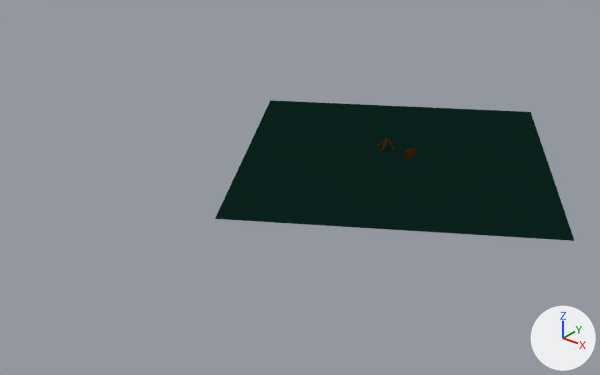
A saved change to the Blender file art/campfire.blend.
Before and after are seen from a 50 mm camera at (21.9, -34.8, 17.5) aimed at (-2.8, -3.8, -1.7). The lights are fixed; the arrows at lower right show +X, +Y and +Z.

The first picture shows 'Ground'.
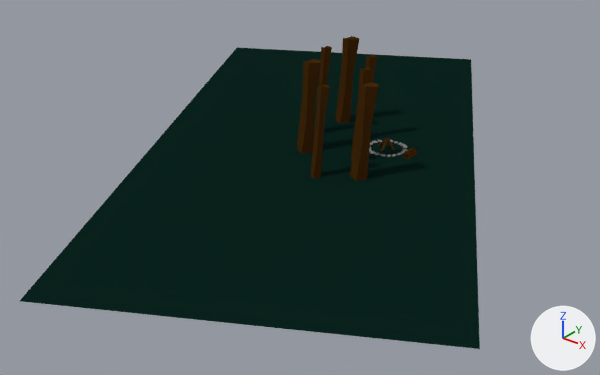
What the commit changed:
Object 'Ground' (ob_ground) moves from (1.03, -0.79, 0.0) to (-3.43, -1.88, 0.0).
Object 'Ground' (ob_ground) turns from (0, 0, 31) to (0, 0, 29) degrees about x, y and z.
Object 'Ground' (ob_ground) is rescaled from (7.8, 7.8, 7.8) to (8.48, 17.0, 1.0).
Object 'TreeTrunk.007' (ob_treetrunk_007) is new; it shows me_log.
Its location is (-0.79, -5.22, 2.12).
Its rotation in degrees is (0, -96, 264).
Its scale is (6.73, 3.6, 3.6).
Object 'TreeTrunk.006' (ob_treetrunk_006) is new; it shows me_log.
Its location is (0.95, -4.16, 2.25).
Its rotation in degrees is (0, -96, 264).
Its scale is (6.73, 5.93, 5.93).
Object 'TreeTrunk.005' (ob_treetrunk_005) is new; it shows me_log.
Its location is (-4.2, 1.59, 2.35).
Its rotation in degrees is (0, -96, 264).
Its scale is (6.73, 5.93, 5.93).
Object 'TreeTrunk.004' (ob_treetrunk_004) is new; it shows me_log.
Its location is (-3.19, -3.2, 2.38).
Its rotation in degrees is (0, -96, 264).
Its scale is (6.73, 5.93, 5.93).
Object 'TreeTrunk.003' (ob_treetrunk_003) is new; it shows me_log.
Its location is (-4.19, -0.47, 2.32).
Its rotation in degrees is (0, -96, 264).
Its scale is (6.73, 3.6, 3.6).
Object 'TreeTrunk.002' (ob_treetrunk_002) is new; it shows me_log.
Its location is (-1.81, 0.32, 2.08).
Its rotation in degrees is (0, -96, 264).
Its scale is (6.73, 3.6, 3.6).
Object 'TreeTrunk.001' (ob_treetrunk_001) is new; it shows me_log.
Its location is (-0.35, -2.35, 2.36).
Its rotation in degrees is (0, -96, 264).
Its scale is (6.73, 3.6, 3.6).

Where the change shows, as pixel boxes (x1, y1, x2, y2) in the pictures (600 x 375 px):
'Ground', moved, turned, rescaled: before (215, 100, 574, 241); after (20, 48, 480, 349)
'TreeTrunk.006', added (brown): after (350, 82, 379, 181)
'TreeTrunk.004', added (brown): after (297, 59, 321, 154)
'TreeTrunk.005', added (brown): after (335, 36, 359, 123)
'TreeTrunk.007', added (brown): after (310, 84, 329, 178)
'TreeTrunk.003', added: after (314, 46, 332, 132)
'TreeTrunk.001', added: after (351, 67, 371, 160)
'TreeTrunk.002', added: after (366, 55, 377, 83)
